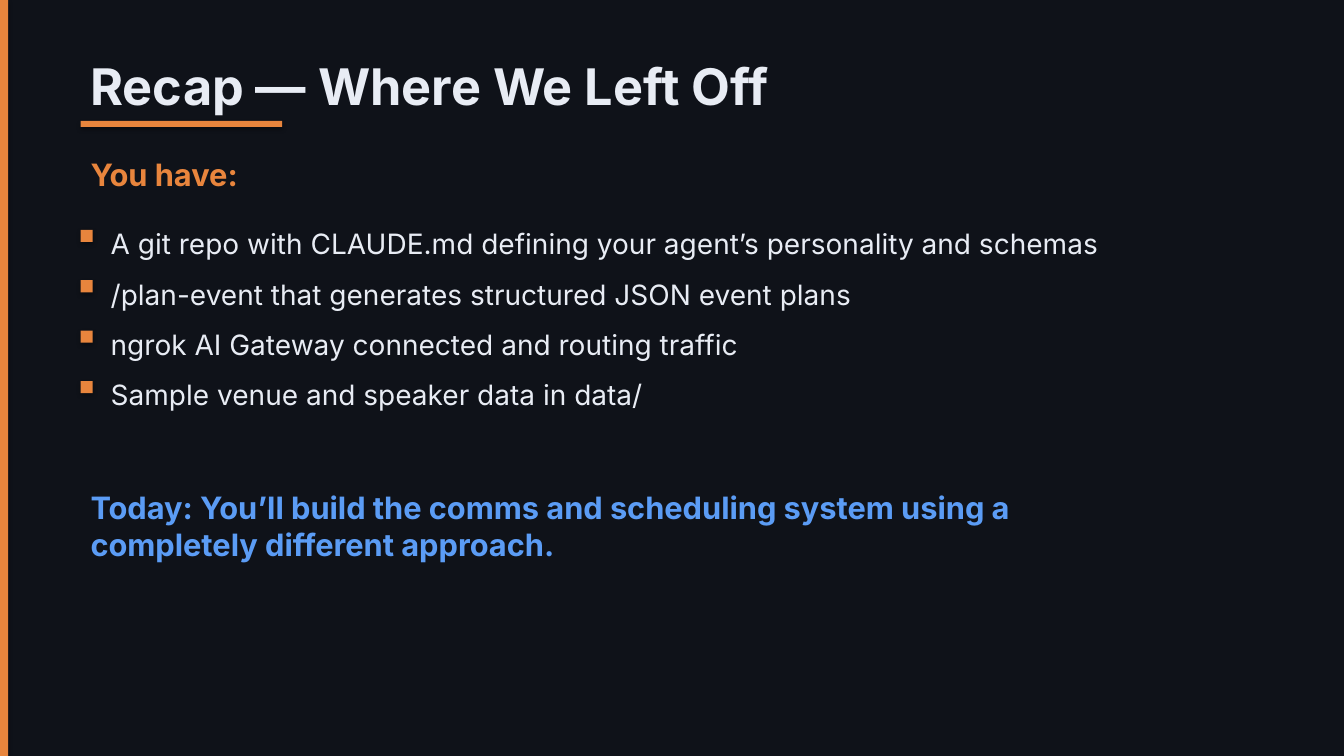
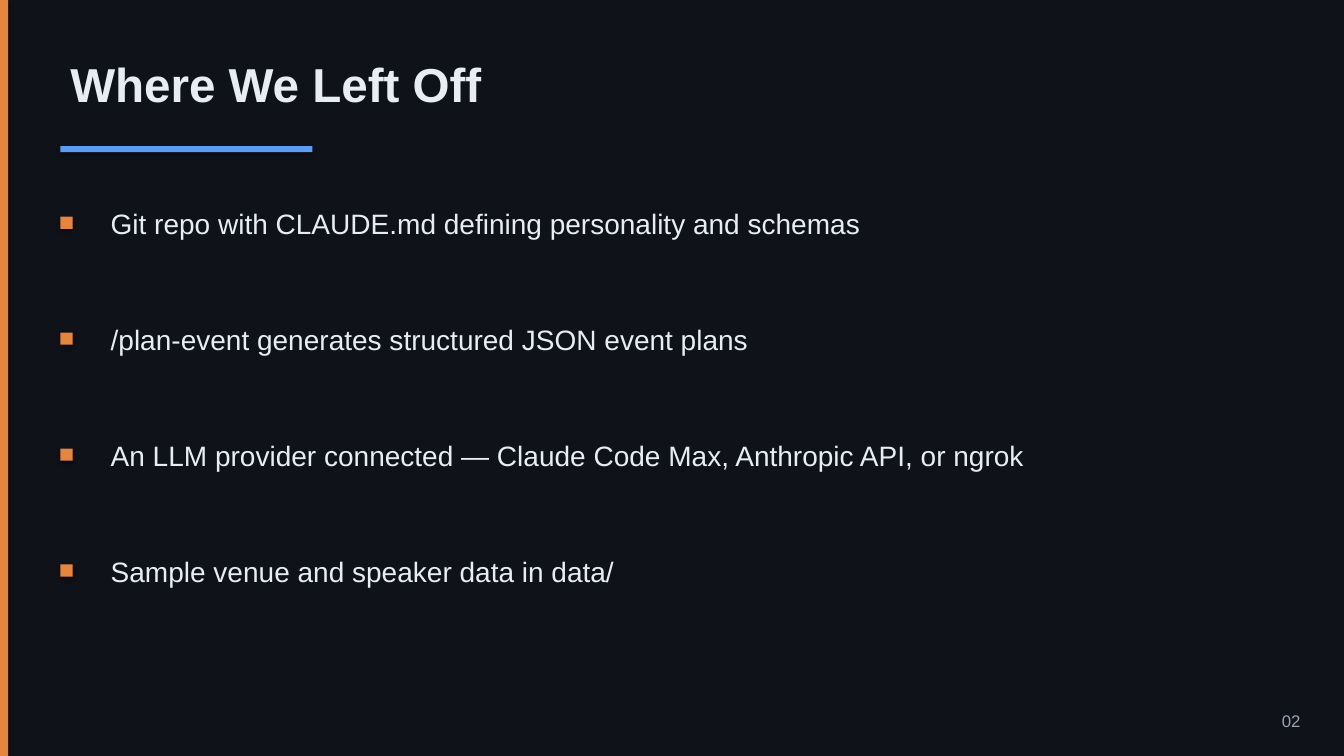
Before and after one commit to nickyeager/tucson-claude-code-meetup, a slide deck: slide 2 of slides/session-2-context-engineering.pptx. Drawn at 1344x756 pixels with LibreOffice and Linux fonts; fonts in the diff are those of the drawing. Boxes give left, top, right and bottom in pixels: in the first picture for what was removed or moved away, otherwise in the second. Text is boxed around its words. In the diff, an @@ line names an element or a change of style, - is before the commit and + after.

```diff
--- a/slides/session-2-context-engineering.pptx
+++ b/slides/session-2-context-engineering.pptx
@@ text at [70, 67, 482, 103]: text changed; size 36 to 34 pt; font Inter to Arial @@
-Recap — Where We Left Off
+Where We Left Off
@@ rectangle: place and size @@
-rectangle at [81, 121, 282, 127]
+rectangle at [60, 146, 313, 152]
@@ rectangle at [60, 146, 313, 152]: fill #E8853D to #5B9CF5 @@
@@ text removed at [91, 163, 238, 187] @@
-You have:
@@ rectangle: place and size @@
-rectangle at [81, 230, 93, 242]
+rectangle at [60, 217, 73, 229]
@@ text at [111, 213, 860, 239]: text changed; font Inter to Arial @@
-A git repo with CLAUDE.md defining your agent’s personality and schemas
+Git repo with CLAUDE.md defining personality and schemas
@@ text at [111, 329, 748, 355]: text changed; font Inter to Arial @@
-/plan-event that generates structured JSON event plans
+/plan-event generates structured JSON event plans
@@ rectangle: place and size @@
-rectangle at [81, 331, 93, 343]
+rectangle at [60, 333, 73, 345]
@@ text removed at [111, 333, 738, 361] @@
-ngrok AI Gateway connected and routing traffic
@@ rectangle: place and size @@
-rectangle at [81, 381, 93, 393]
+rectangle at [60, 449, 73, 461]
@@ text added at [111, 445, 1023, 471], 20 pt, text #E8ECF4 @@
+An LLM provider connected — Claude Code Max, Anthropic API, or ngrok
@@ text removed at [91, 495, 1010, 563] @@
-Today: You’ll build the comms and scheduling system using a completely different approach.
@@ rectangle: place and size @@
-rectangle at [81, 280, 93, 292]
+rectangle at [60, 565, 73, 577]
@@ text "Sample venue and speaker data ...": place and size @@
-text "Sample venue and speaker data ..." at [111, 383, 642, 411]
+text "Sample venue and speaker data ..." at [111, 561, 613, 587]
@@ text "Sample venue and speaker data ..." at [111, 561, 613, 587]: font Inter to Arial @@
@@ text added at [1282, 715, 1301, 727], 12 pt, text #9CA3B4 @@
+02
```
Also in this commit, not shown: 17 other slides changed, 4 slides added, 4 slides removed, 4 other files.
